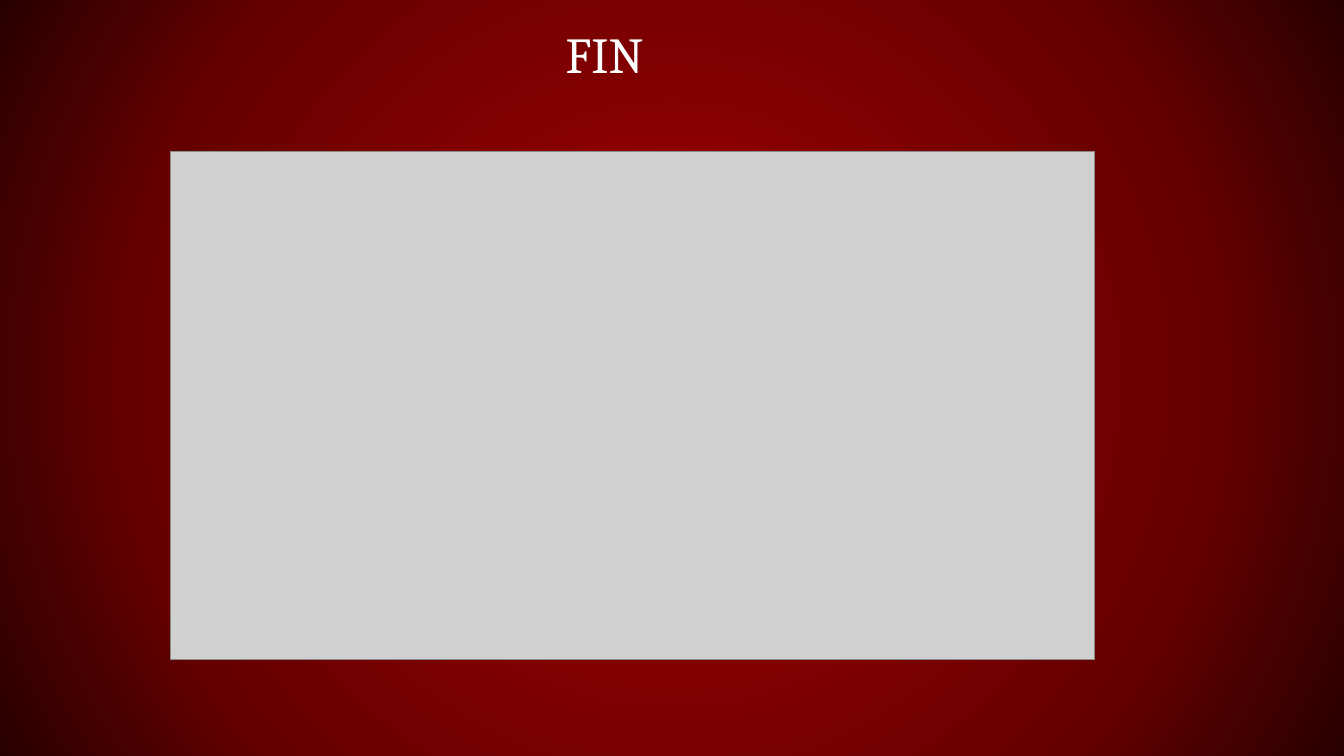
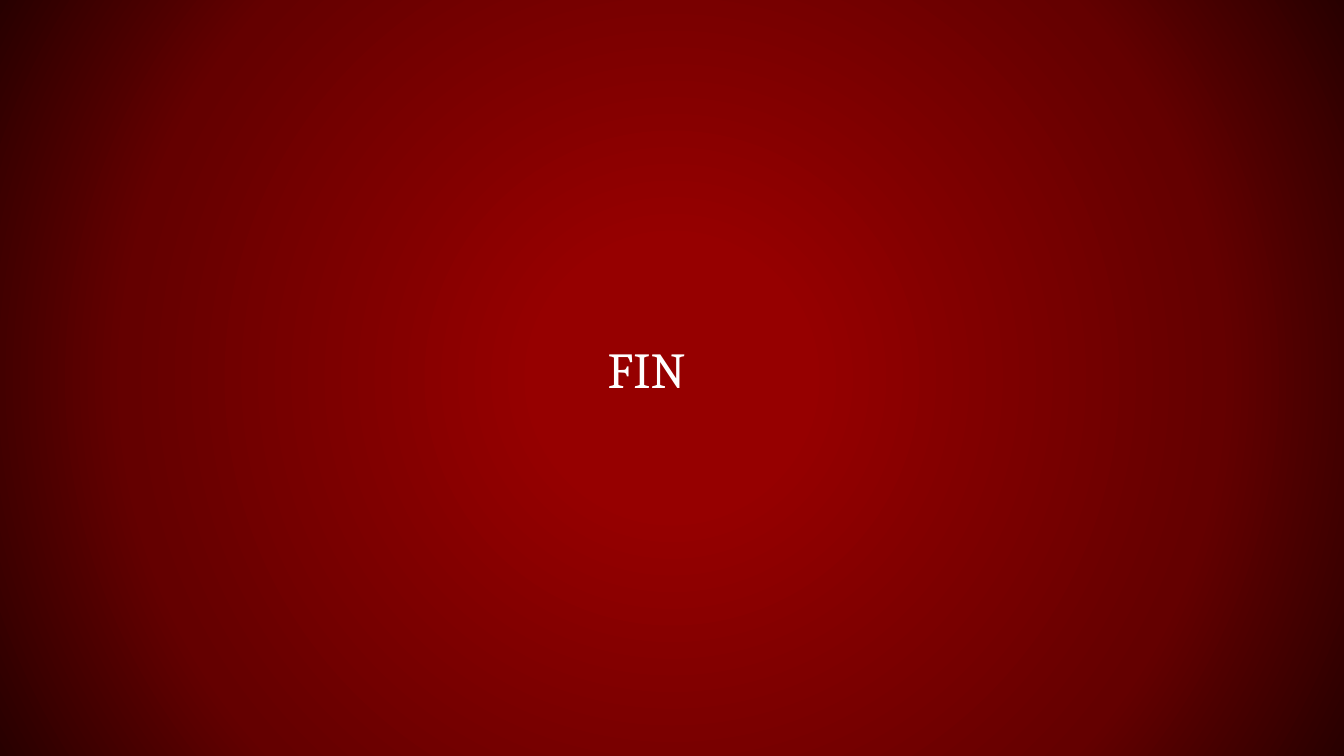
Before and after one commit to guptga/NetFlix-Movies-and-TV-Shows-Analysis, a slide deck: slide 15 of NETFLIX MOVIES AND TV SHOWS ANALYSIS.pptx (slide 12 before the commit). Drawn at 1344x756 pixels with LibreOffice and Linux fonts; fonts in the diff are those of the drawing; grey boxes stand for pictures; background and template pictures are left out. Boxes give left, top, right and bottom in pixels: in the first picture for what was removed or moved away, otherwise in the second. Text is boxed around its words. In the diff, an @@ line names an element or a change of style, - is before the commit and + after.

```diff
--- a/NETFLIX MOVIES AND TV SHOWS ANALYSIS.pptx
+++ b/NETFLIX MOVIES AND TV SHOWS ANALYSIS.pptx
@@ picture removed at (170,151,1095,659) @@
@@ text "FIN": place and size @@
-text "FIN" at (566,39,644,73)
+text "FIN" at (608,354,686,388)
```
Also in this commit, not shown: 7 other slides changed, 4 slides added, 1 slide removed, 1 other file.
